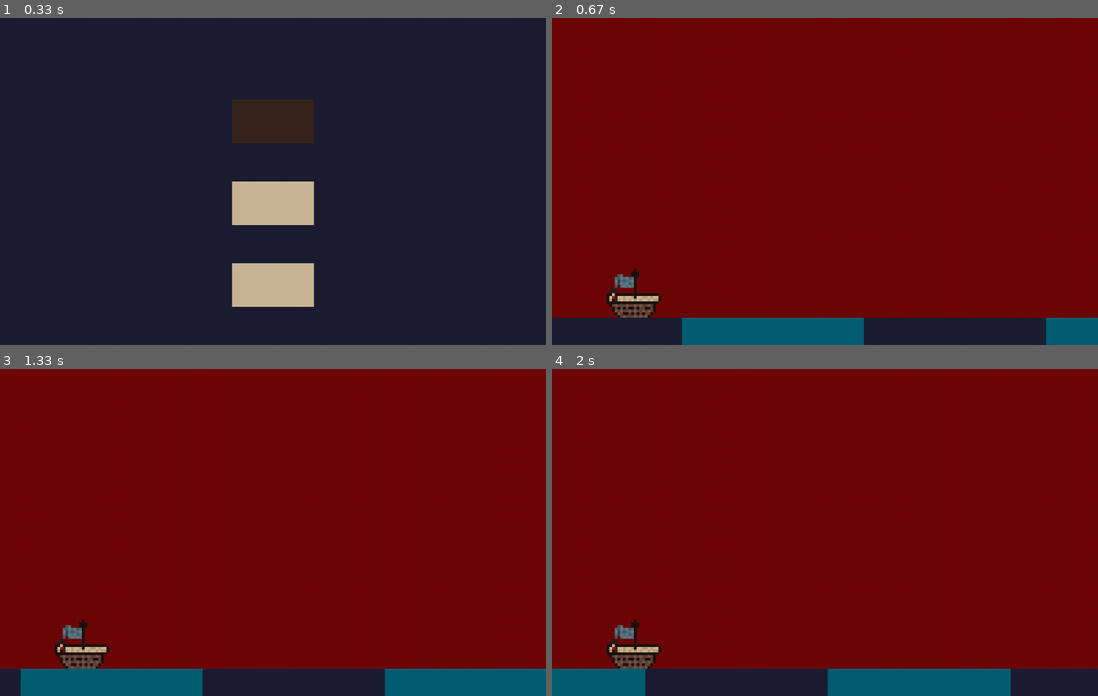
Above: before the commit, frames 1-4 (two rows, left to right).
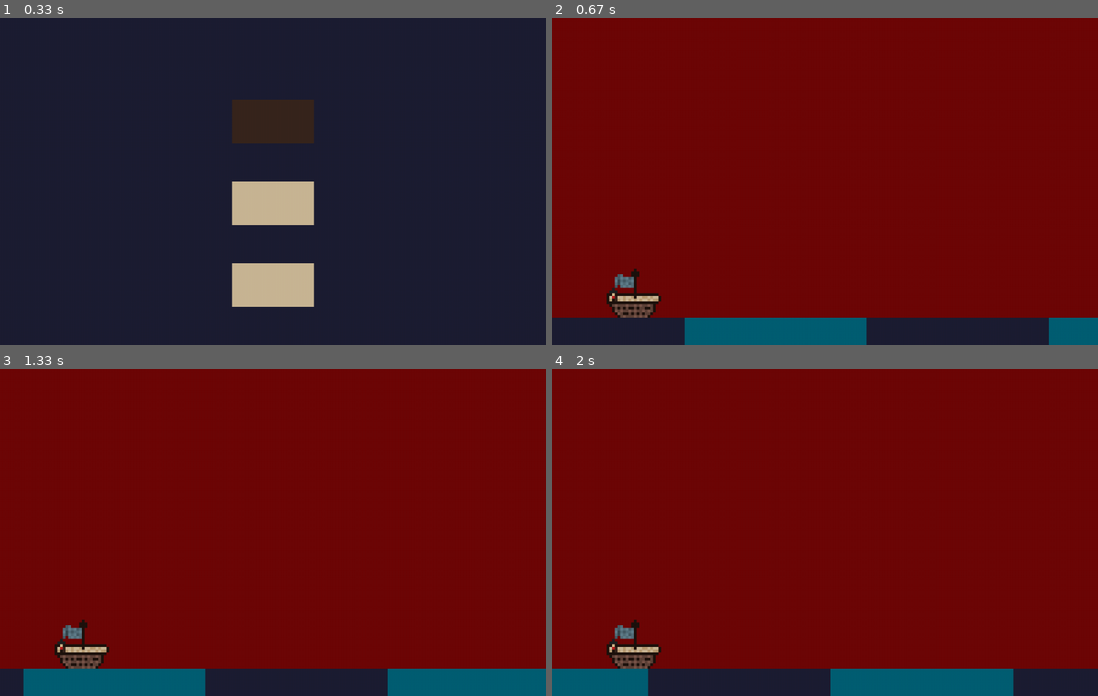
Above: after the commit, the same moments.

Repository: jjavierf64/PyGame
Game: pygame game, started from SquidShanty/main.py
The game is run twice, just before and just after one commit, with the same random seed, the same clock (stepped at 60 frames per second) and the same inputs.
Inputs:
- Up to frame 1 (0.33 s): no input
- Up to frame 2 (0.67 s): tap Enter at 0.33 s
- Up to frame 3 (1.33 s): no input
- Up to frame 4 (2 s): no input

Frame 1 is identical in both runs. In frame 2, 0.1% of the frame differs, in the area x 23-91%, y 91-100%; in frame 3, 0.1%; in frame 4, 0.1%.

Commit message:
Fix menu Buttons

Diff:
--- a/SquidShanty/main.py
+++ b/SquidShanty/main.py
@@ -82,13 +82,14 @@
     char= pygame.Rect(100, WIN_HEIGHT +10 - CHARS_HEIGHT - GAME_ELEMENTS["sea1"].height, CHARS_WIDTH, CHARS_HEIGHT)
 
 
-
-
     clock = pygame.time.Clock()
     run = True
     while run:
+        event_list = pygame.event.get()
+
+
         clock.tick(FPS)
-        for event in pygame.event.get():
+        for event in event_list:
             if event.type == pygame.QUIT:
                 run = False
                 pygame.quit()
@@ -96,7 +97,8 @@
 
         if mode == "menu":
             draw_window_menu(WIN, COLOR, MENU_BUTTONS, menu_selected)
-            menu_selected = handle_menu(event, MENU_BUTTONS,  menu_selected)
+            for event in event_list:
+                menu_selected = handle_menu(event, MENU_BUTTONS,  menu_selected)
 
             if event.type == MENU_BUTTONS["TO_GAME"]:
                 mode = "game"
